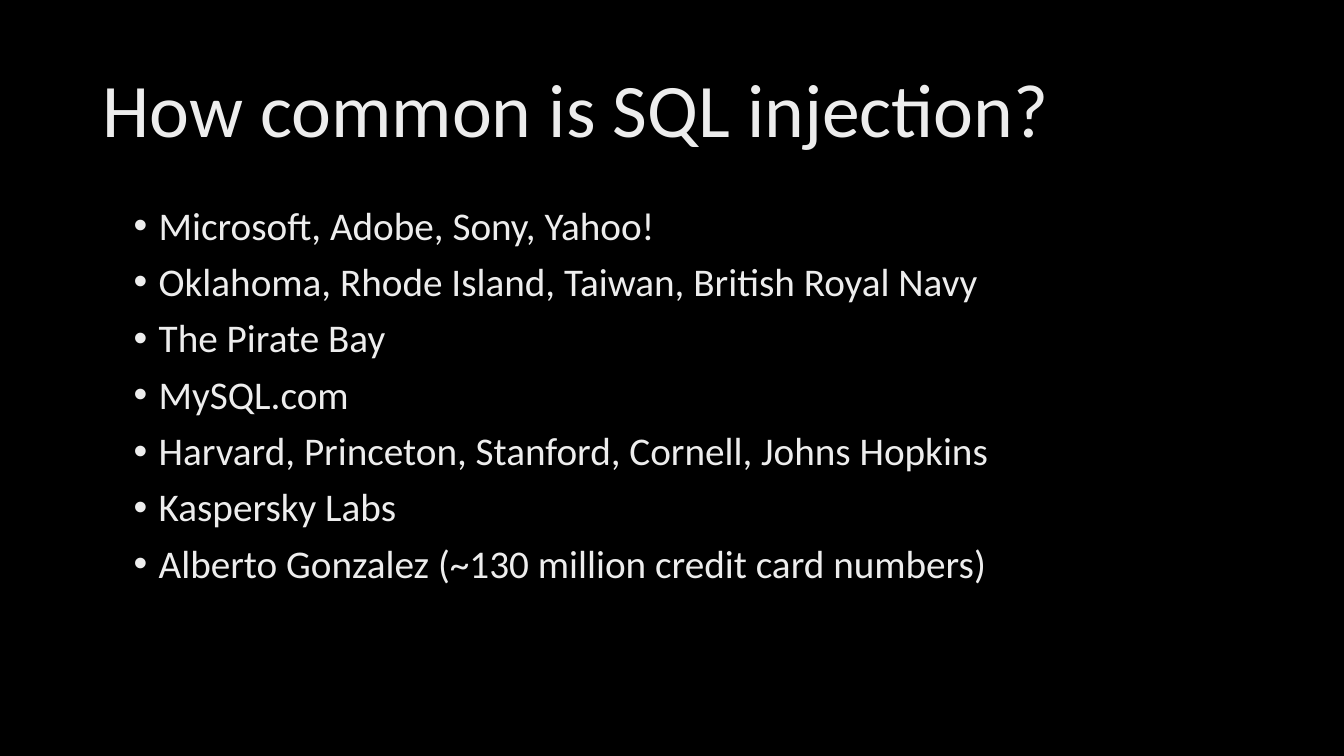
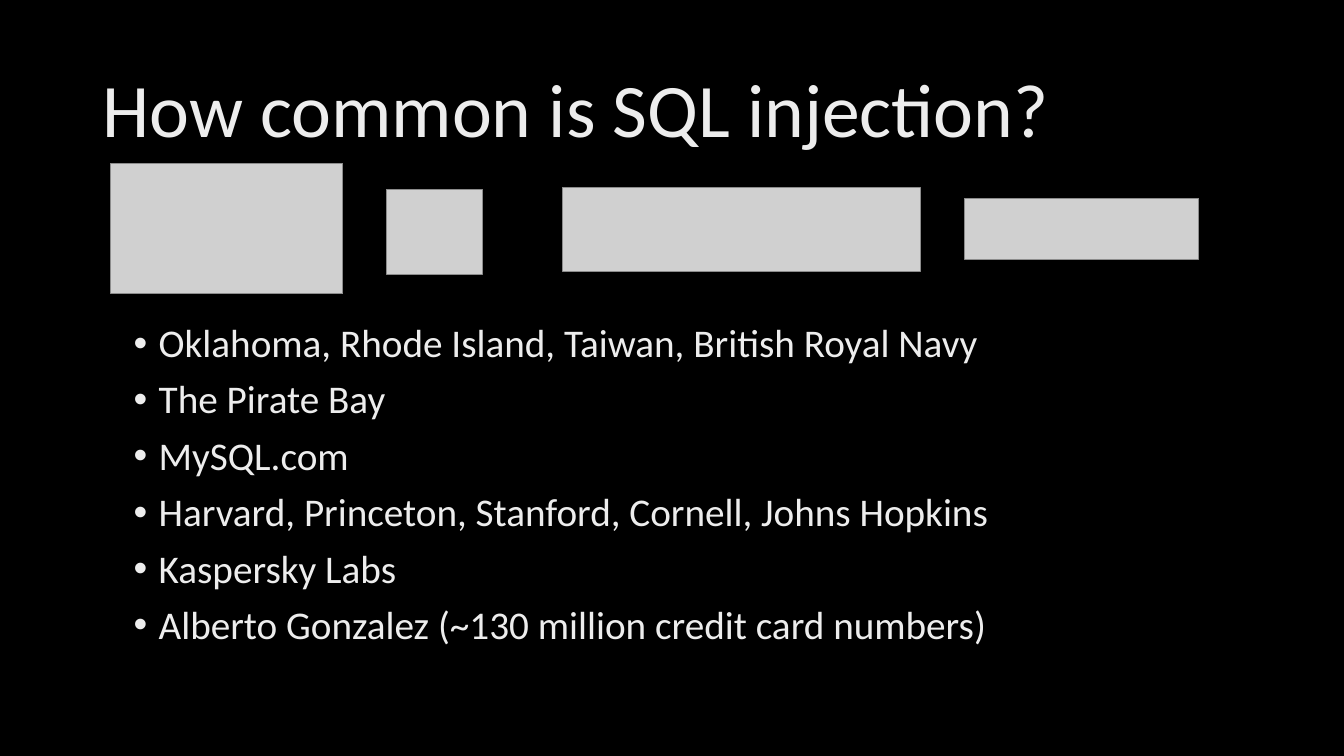
Before and after one commit to mserrano/talks, a slide deck: slide 32 of crashcourse-websec/slides.pptx (slide 33 before the commit). Drawn at 1344x756 pixels with LibreOffice and Linux fonts; fonts in the diff are those of the drawing; grey boxes stand for pictures; background and template pictures are left out. Boxes give left, top, right and bottom in pixels: in the first picture for what was removed or moved away, otherwise in the second. Text is boxed around its words. In the diff, an @@ line names an element or a change of style, - is before the commit and + after.

```diff
--- a/crashcourse-websec/slides.pptx
+++ b/crashcourse-websec/slides.pptx
@@ picture added at bbox=[111, 163, 343, 294] @@
@@ picture added at bbox=[386, 190, 482, 274] @@
@@ picture added at bbox=[563, 188, 921, 271] @@
@@ picture added at bbox=[964, 199, 1199, 260] @@
@@ text at bbox=[159, 212, 655, 247]: paragraph removed @@
-• Microsoft, Adobe, Sony, Yahoo!
```
Also in this commit, not shown: 11 other slides changed, 2 slides added, 1 slide removed.
